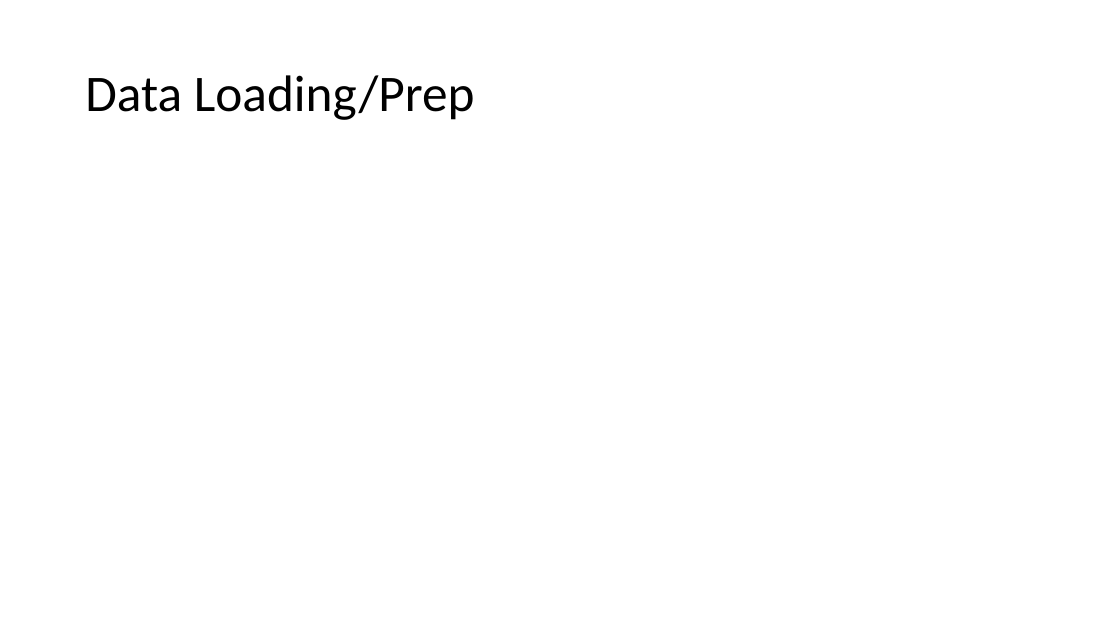
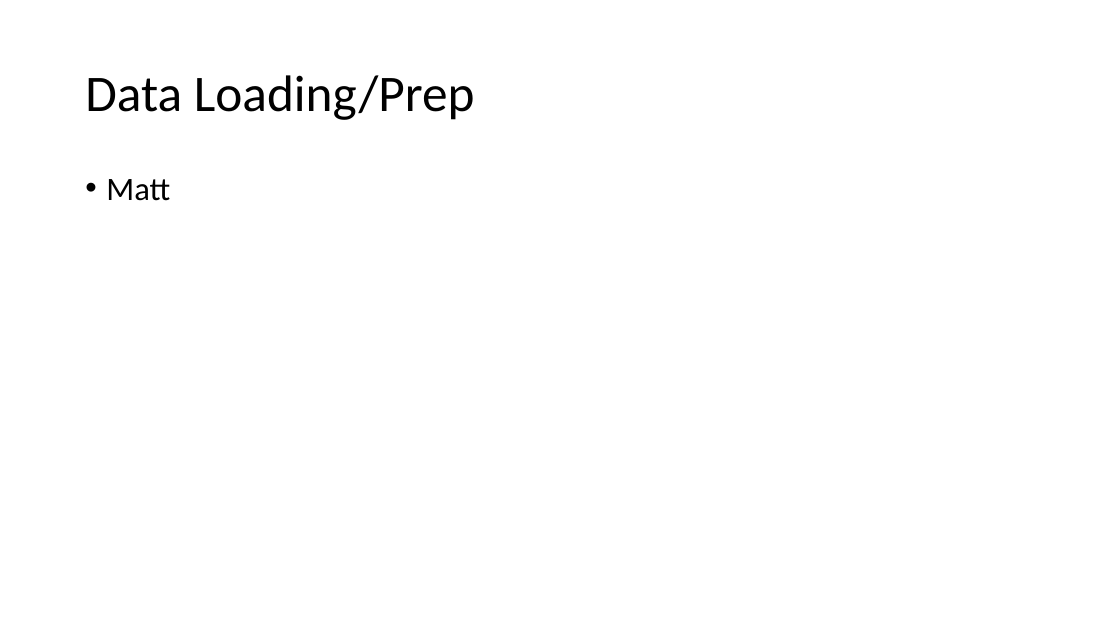
Before and after one commit to elkinst65/QTW_08, a slide deck: slide 4 of infographic.pptx. Drawn at 1120x630 pixels with LibreOffice and Linux fonts; fonts in the diff are those of the drawing. Boxes give left, top, right and bottom in pixels: in the first picture for what was removed or moved away, otherwise in the second. Text is boxed around its words. In the diff, an @@ line names an element or a change of style, - is before the commit and + after.

```diff
--- a/infographic.pptx
+++ b/infographic.pptx
@@ text added at bbox=[106, 179, 170, 201], 28 pt, text #000000 @@
+• Matt
```
Also in this commit, not shown: 5 other slides changed, 1 slide added.
